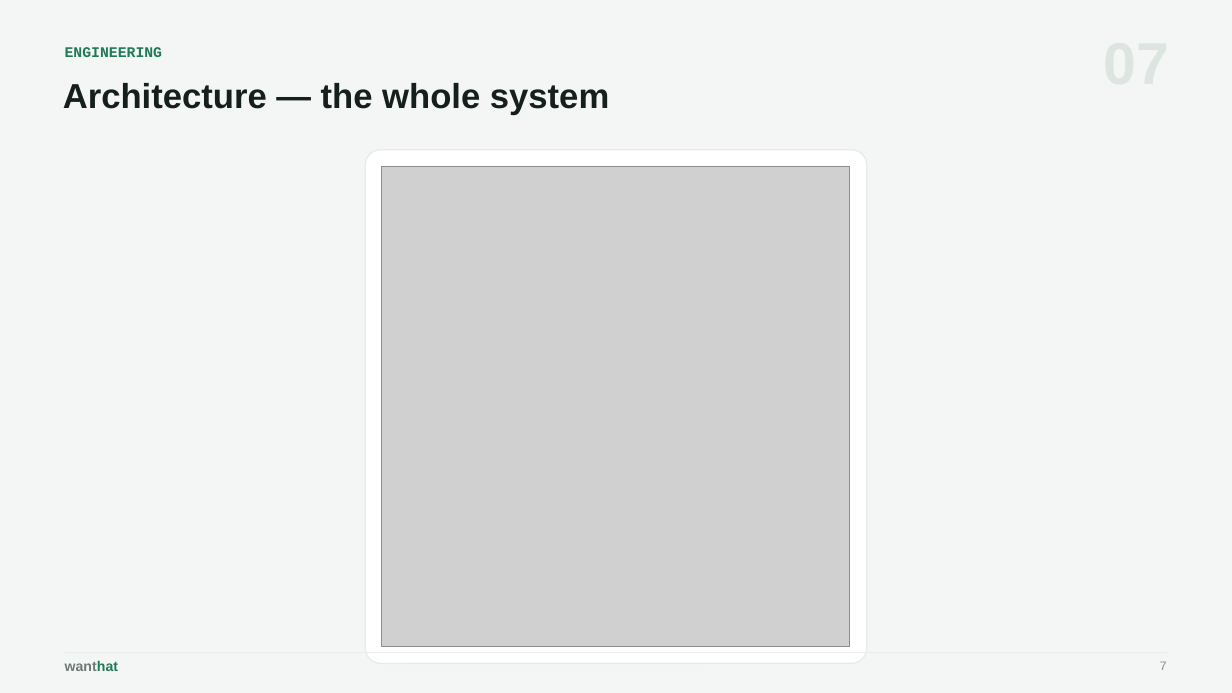
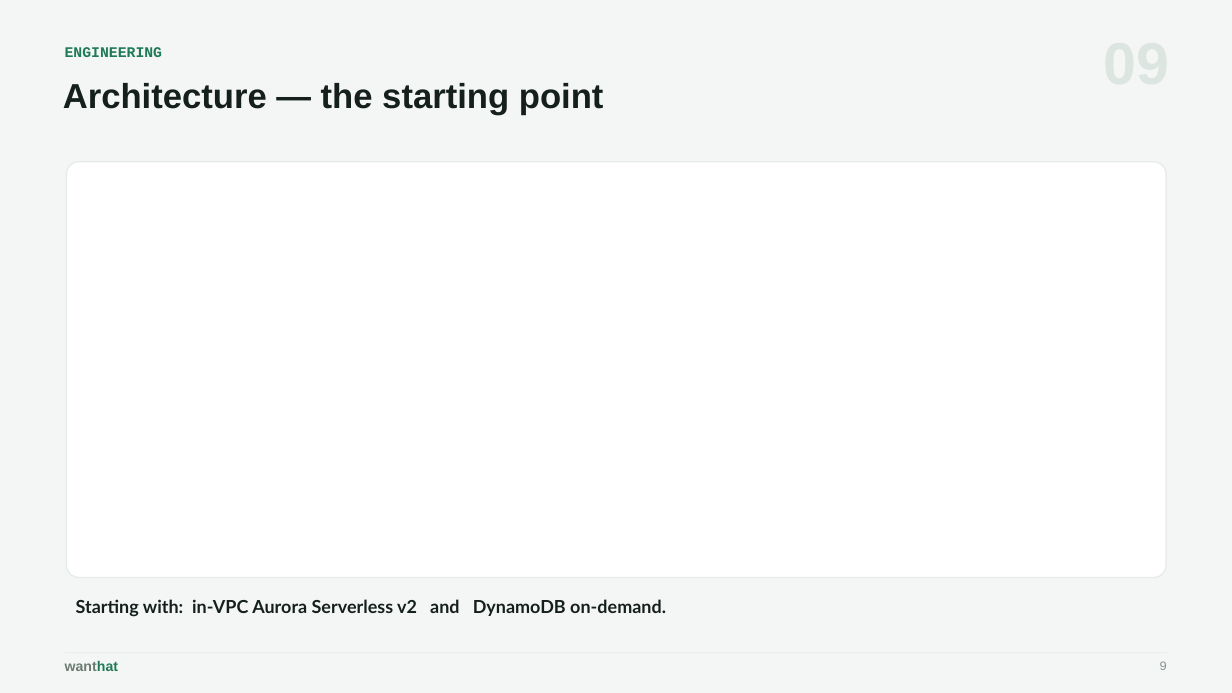
Before and after one commit to wanthat-app/monorepo, a slide deck: slide 9 of slides/wanthat-presentation.pptx (slide 7 before the commit). Drawn at 1232x693 pixels with LibreOffice and Linux fonts; fonts in the diff are those of the drawing; grey boxes stand for pictures. Boxes give left, top, right and bottom in pixels: in the first picture for what was removed or moved away, otherwise in the second. Text is boxed around its words. In the diff, an @@ line names an element or a change of style, - is before the commit and + after.

```diff
--- a/slides/wanthat-presentation.pptx
+++ b/slides/wanthat-presentation.pptx
@@ text at (x1=63, y1=83, x2=604, y2=115): text changed @@
-Architecture — the whole system
+Architecture — the starting point
@@ rounded rectangle resized from (x1=365, y1=150, x2=867, y2=664) to (x1=67, y1=162, x2=1166, y2=578) @@
@@ picture removed at (x1=382, y1=166, x2=850, y2=647) @@
@@ text added at (x1=76, y1=599, x2=666, y2=617), 14 pt, text #15201C, bold @@
+Starting with: in-VPC Aurora Serverless v2 and DynamoDB on-demand.
@@ text at (x1=1159, y1=661, x2=1167, y2=670): text changed @@
-7
+9
```
Also in this commit, not shown: 20 other slides changed, 14 slides added, 2 other files.
